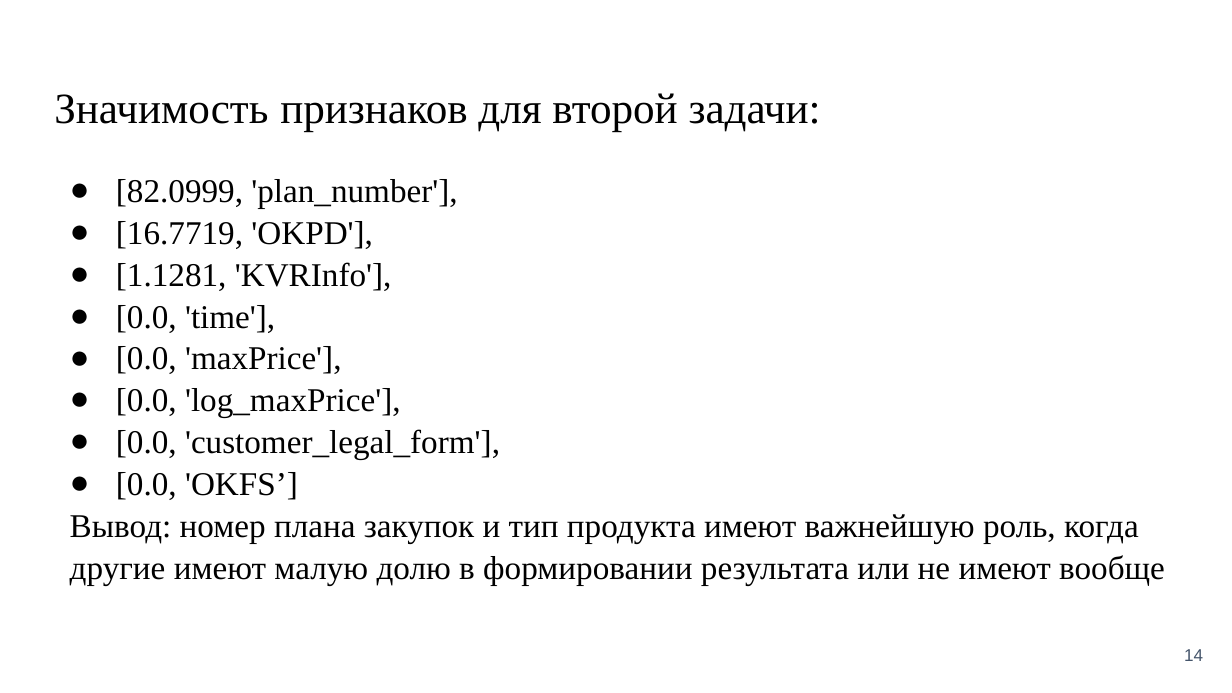
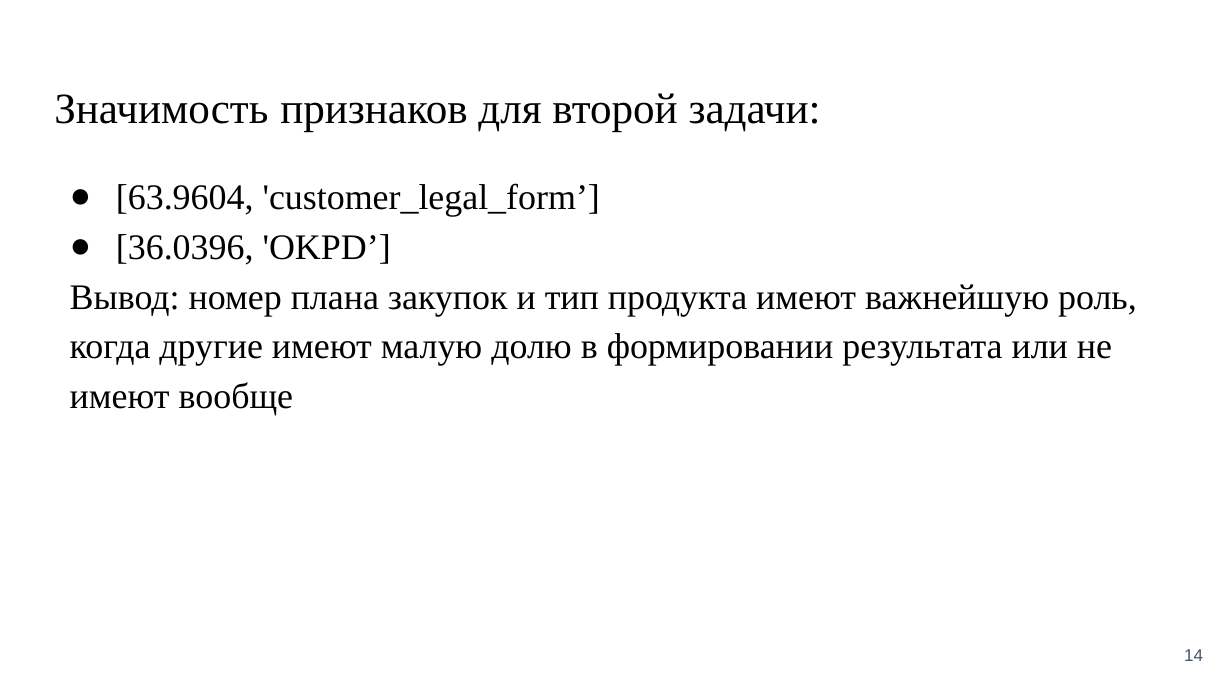
Before and after one commit to danil99152/prediction-of-government-tenders, a slide deck: slide 14 of Разработка системы прогнозов тендерных закупок.pptx. Drawn at 1232x693 pixels with LibreOffice and Linux fonts; fonts in the diff are those of the drawing. Boxes give left, top, right and bottom in pixels: in the first picture for what was removed or moved away, otherwise in the second. Text is boxed around its words. In the diff, an @@ line names an element or a change of style, - is before the commit and + after.

```diff
--- a/Разработка системы прогнозов тендерных закупок.pptx
+++ b/Разработка системы прогнозов тендерных закупок.pptx
@@ text at [116, 183, 600, 265]: text changed; size 19.4 to 21 pt @@
-● [82.0999, 'plan_number'],
-● [16.7719, 'OKPD'],
-● [1.1281, 'KVRInfo'],
-● [0.0, 'time'],
-● [0.0, 'maxPrice'],
-● [0.0, 'log_maxPrice'],
-● [0.0, 'customer_legal_form'],
-● [0.0, 'OKFS’]
+● [63.9604, 'customer_legal_form’]
+● [36.0396, 'OKPD’]
@@ text at [70, 284, 1137, 415]: size 19.4 to 21 pt in "Вывод: номер плана закупок и тип продукта ..."; line spacing 1.05 to 1.15 @@
```
Also in this commit, not shown: 5 other slides changed.
